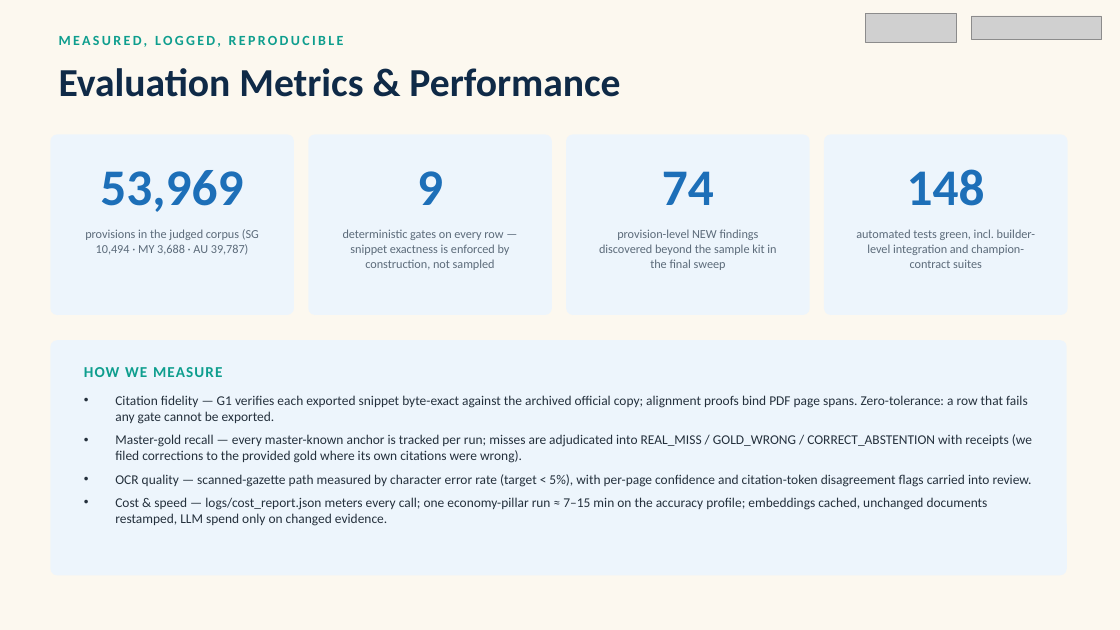
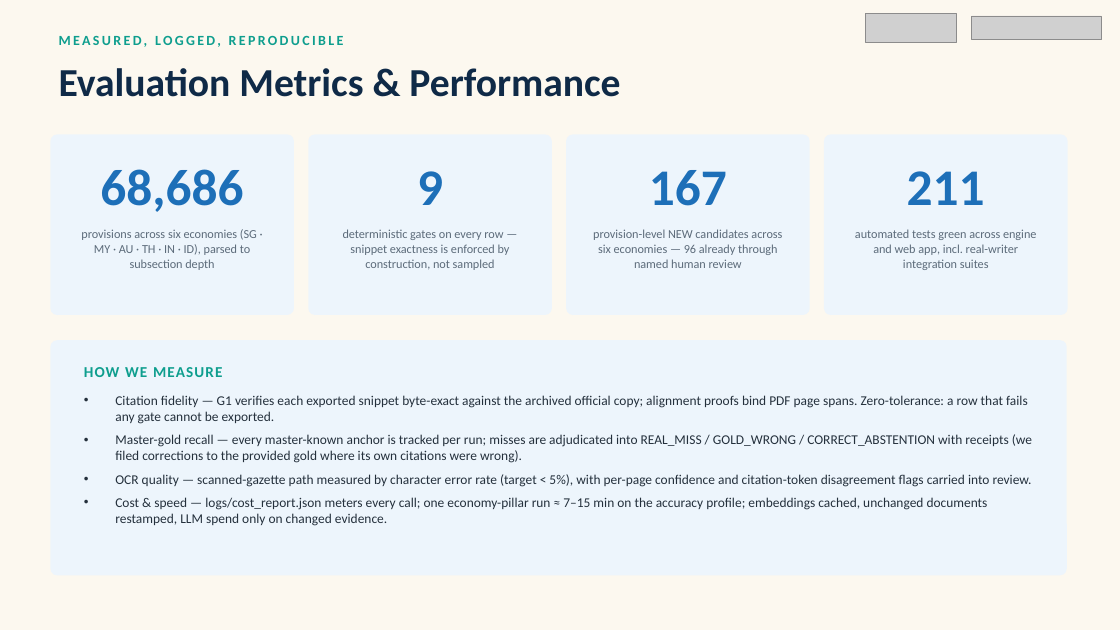
Before and after one commit to nafew0/ClauseChain, a slide deck: slide 9 of docs/ClauseChain Pitch Deck.pptx. Drawn at 1120x630 pixels with LibreOffice and Linux fonts; fonts in the diff are those of the drawing; grey boxes stand for pictures; background and template pictures are left out. Boxes give left, top, right and bottom in pixels: in the first picture for what was removed or moved away, otherwise in the second. Text is boxed around its words. In the diff, an @@ line names an element or a change of style, - is before the commit and + after.

```diff
--- a/docs/ClauseChain Pitch Deck.pptx
+++ b/docs/ClauseChain Pitch Deck.pptx
@@ text at (x1=100, y1=169, x2=243, y2=212): text changed @@
-53,969
+68,686
@@ text at (x1=649, y1=170, x2=727, y2=206): text changed @@
-74
+167
@@ text at (x1=907, y1=171, x2=985, y2=205): text changed @@
-148
+211
@@ text at (x1=81, y1=229, x2=257, y2=270): text changed @@
-provisions in the judged corpus (SG 10,494 · MY 3,688 · AU 39,787)
+provisions across six economies (SG · MY · AU · TH · IN · ID), parsed to subsection depth
@@ text at (x1=593, y1=229, x2=782, y2=268): text changed @@
-provision-level NEW findings discovered beyond the sample kit in the final sweep
+provision-level NEW candidates across six economies — 96 already through named human review
@@ text at (x1=855, y1=229, x2=1036, y2=270): text changed @@
-automated tests green, incl. builder-level integration and champion-contract suites
+automated tests green across engine and web app, incl. real-writer integration suites
```
Also in this commit, not shown: 11 other slides changed, 1 other file.
